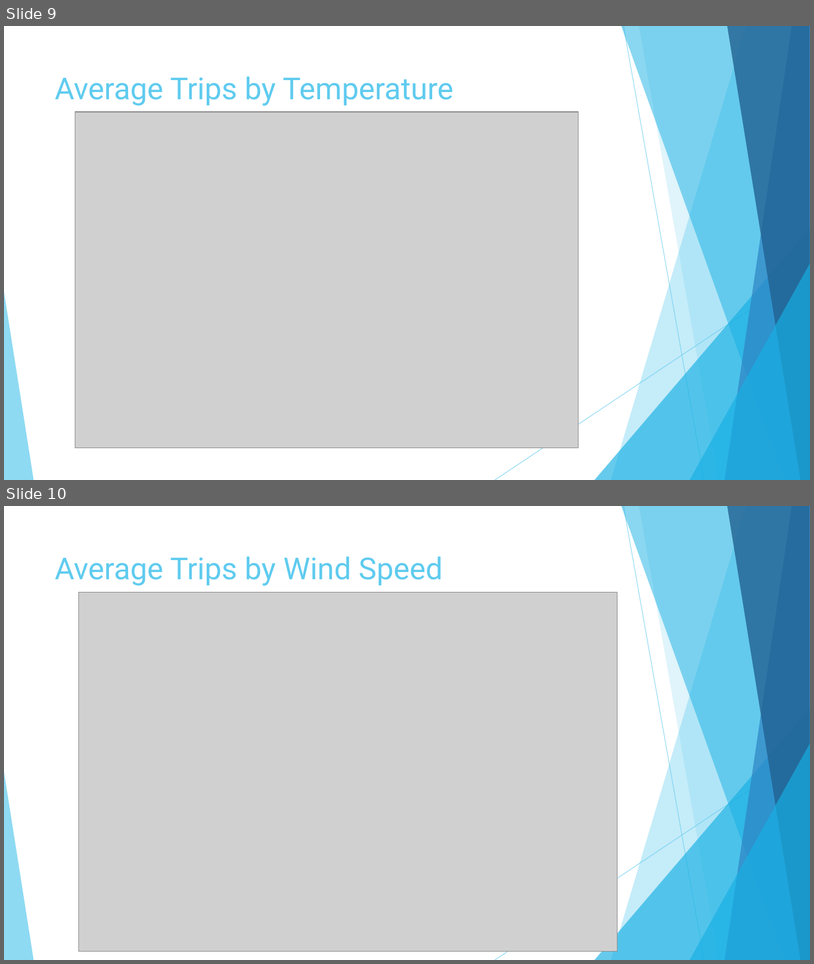
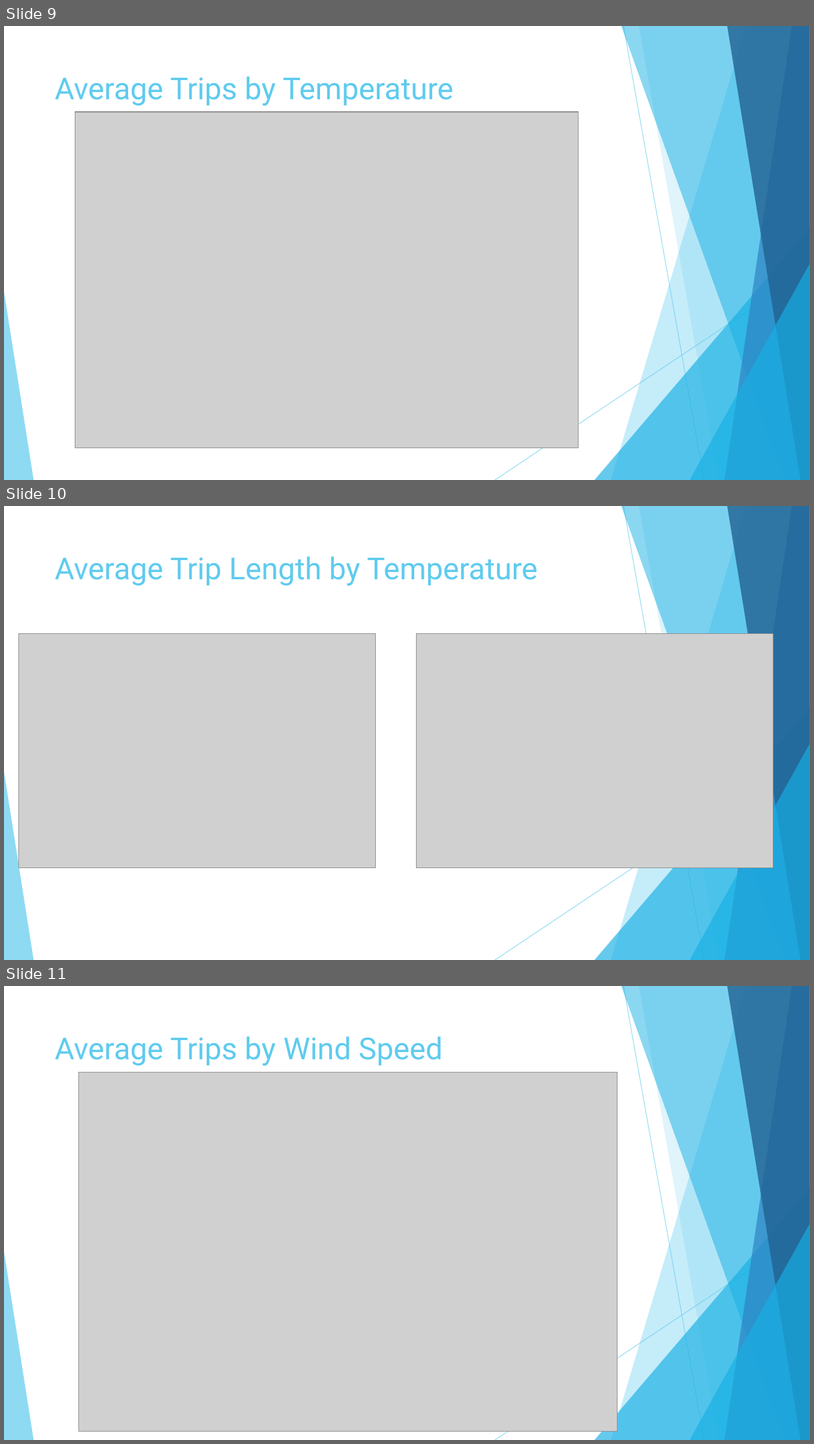
Before and after one commit to peterjorphan/07-project_one, a slide deck: Project1.pptx. Shown one above the other, each under a label of ours: slides 9 and 10 before the commit, slides 9, 10 and 11 after it. The pictures are 814x964 and 814x1444 pixels, drawn with LibreOffice and Linux fonts; fonts in the diff are those of the drawing; grey boxes stand for pictures. Boxes give left, top, right and bottom in pixels: in the first picture for what was removed or moved away, otherwise in the second. Text is boxed around its words. In the diff, an @@ line names an element or a change of style, - is before the commit and + after.

```diff
--- a/Project1.pptx
+++ b/Project1.pptx
@@ slide 10 added at [4, 506, 810, 960], background #FFFFFF; not listed: 10 template elements that a slide beside it also shows @@
@@ title added at [55, 556, 537, 586], 36 pt, text #5FCBEF @@
+Average Trip Length by Temperature
@@ picture added at [18, 634, 375, 867] @@
@@ picture added at [417, 634, 773, 867] @@
@@ what was slide 10 is now slide 11 @@
```
Also in this commit, not shown: 1 other slide added.
